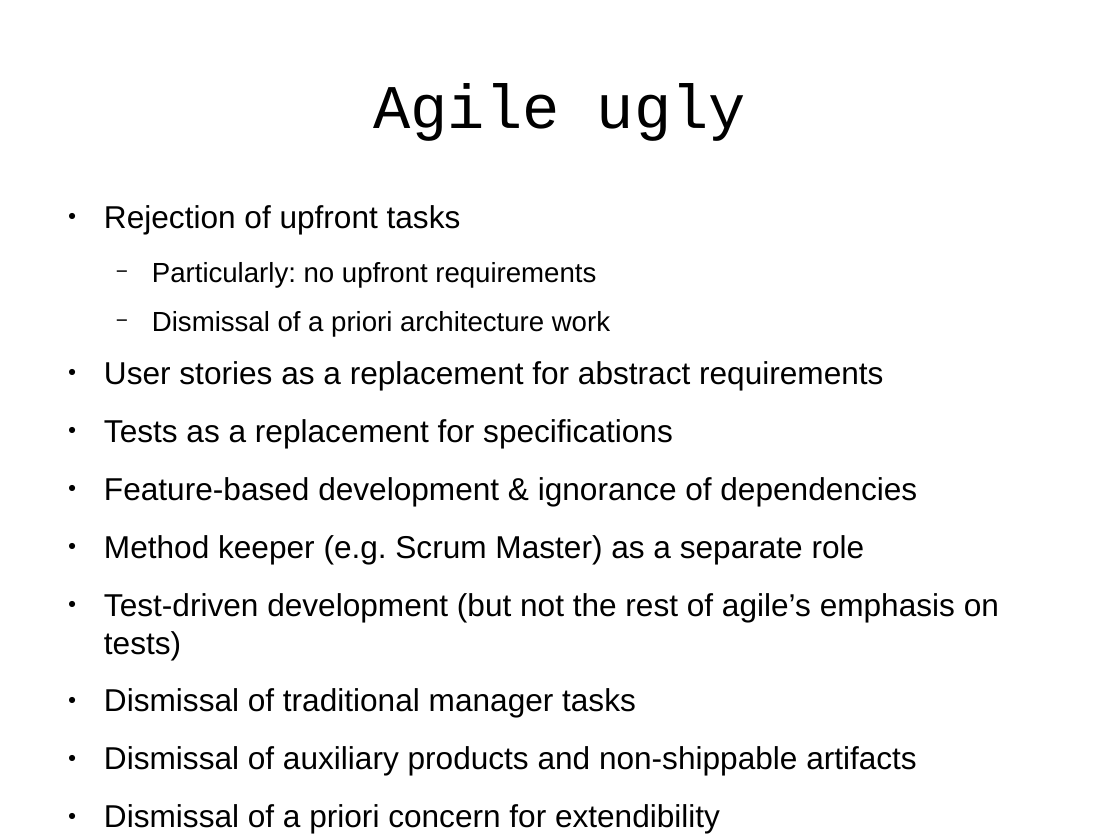
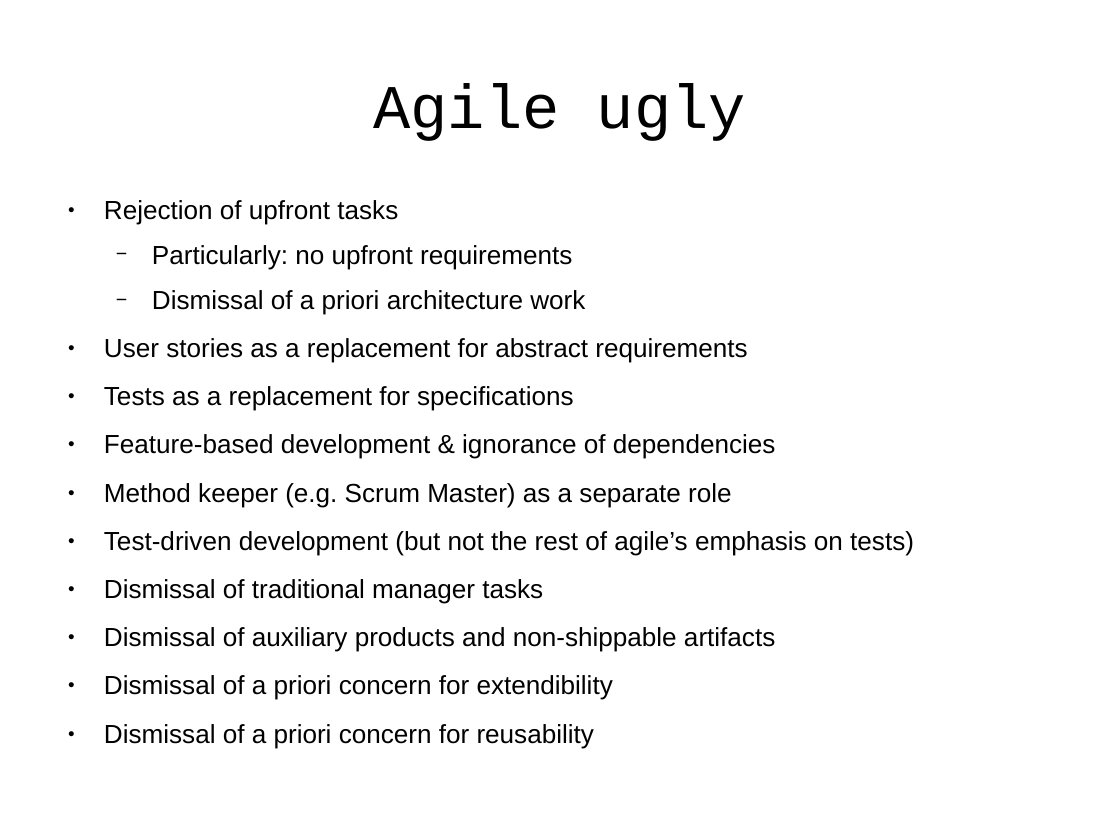
Before and after one commit to j-avdeev/EnterpriseSystemsDevelopment, a slide deck: slide 37 of Lec4 - Agile/Enterprise System Development - lec day4 - Agile.odp. Drawn at 1120x840 pixels with LibreOffice and Linux fonts; fonts in the diff are those of the drawing. Boxes give left, top, right and bottom in pixels: in the first picture for what was removed or moved away, otherwise in the second. Text is boxed around its words. In the diff, an @@ line names an element or a change of style, - is before the commit and + after.

```diff
--- a/Lec4 - Agile/Enterprise System Development - lec day4 - Agile.odp
+++ b/Lec4 - Agile/Enterprise System Development - lec day4 - Agile.odp
@@ text "Rejection of upfront tasks" at bbox=[104, 200, 914, 748]: size 22.4 to 18.5 pt in "Rejection of upfront tasks", "User stories as a replacement for abstract ...", "Tests as a replacement for specifications", "Feature-based development & ignorance of dependencies" and 6 more places; size 19.6 to 18.5 pt in "Particularly: no upfront requirements", "Dismissal of a priori architecture work"; indent changed; line spacing 1 to 0.9; line spacing 1 to 0.8; more space between paragraphs @@
```
Also in this commit, not shown: 27 other slides changed, 5 other files.
